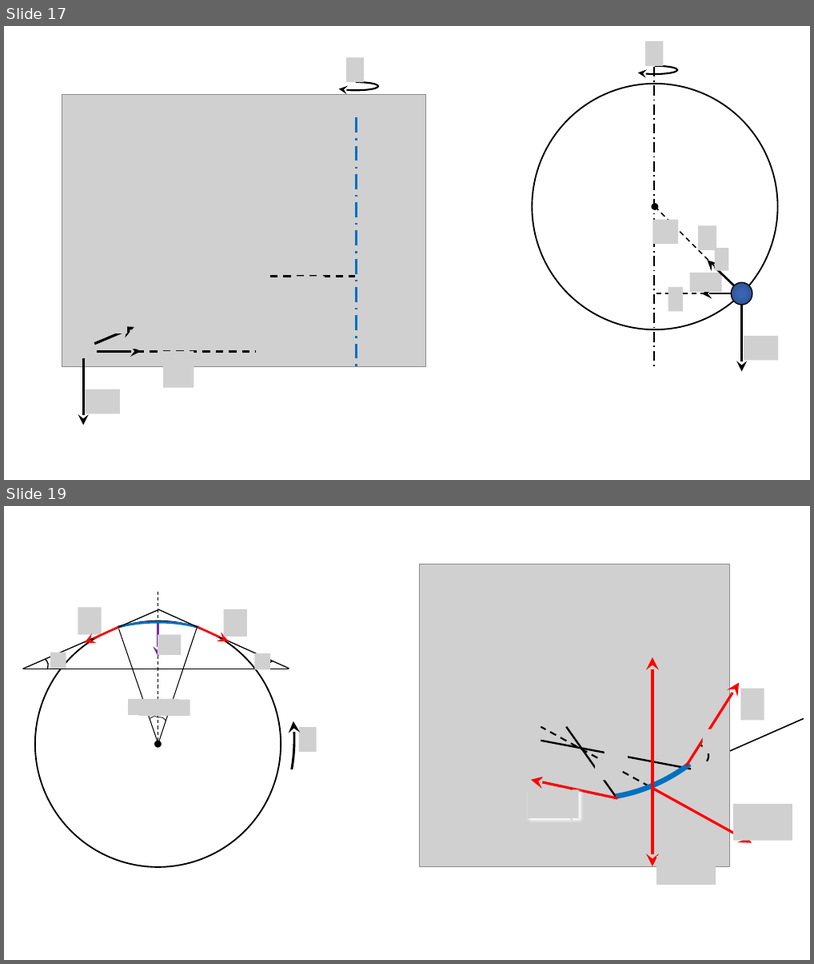
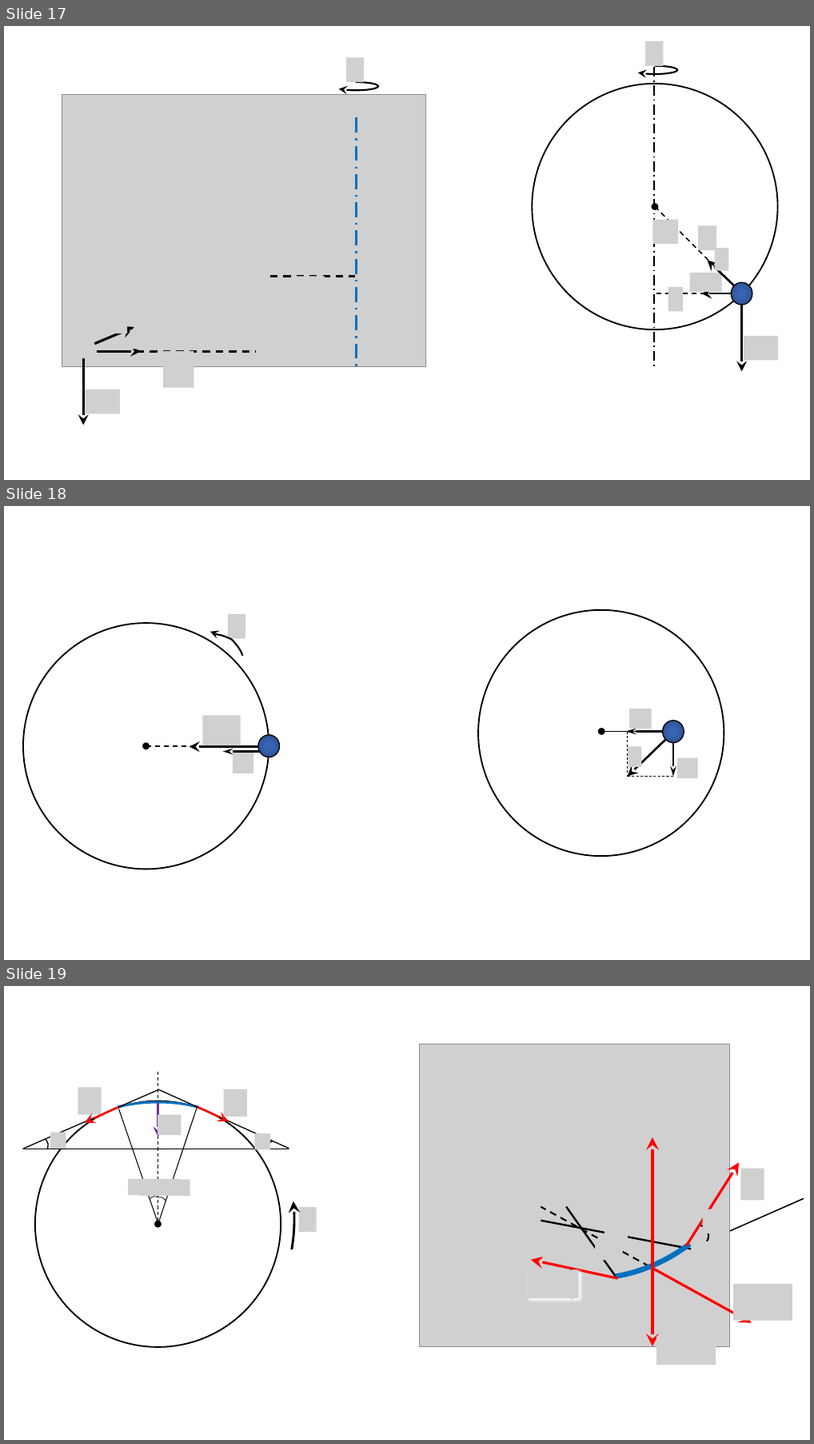
Before and after one commit to savchenko-physics/savchenko-physics.github.io, a slide deck: volunteer/Drawings.pptx. Shown one above the other, each under a label of ours: slides 17 and 19 before the commit, slides 17, 18 and 19 after it; the slides between them are not shown. The pictures are 814x964 and 814x1444 pixels, drawn with LibreOffice and Linux fonts; fonts in the diff are those of the drawing; grey boxes stand for pictures. Boxes give left, top, right and bottom in pixels: in the first picture for what was removed or moved away, otherwise in the second. Text is boxed around its words. In the diff, an @@ line names an element or a change of style, - is before the commit and + after.

```diff
--- a/volunteer/Drawings.pptx
+++ b/volunteer/Drawings.pptx
@@ slide 18 added at [4, 506, 810, 960], background #FFFFFF @@
@@ ellipse added at [23, 623, 269, 868], outline #000000 1.75 pt @@
@@ freeform shape added at [210, 623, 247, 666], outline #000000 2 pt @@
@@ picture added at [228, 614, 246, 639] @@
@@ ellipse added at [479, 610, 725, 856], outline #000000 1.75 pt @@
@@ picture added at [202, 716, 241, 745] @@
@@ picture added at [630, 708, 652, 728] @@
@@ ellipse added at [662, 720, 684, 743], fill gradient #3864B3 to #2F5597 to #2C4F8C, outline #000000 1.25 pt @@
@@ ellipse added at [144, 743, 149, 748], fill #000000, outline #000000 2.25 pt @@
@@ ellipse added at [258, 735, 280, 757], fill gradient #3864B3 to #2F5597 to #2C4F8C, outline #000000 1.25 pt @@
@@ ellipse added at [599, 728, 604, 733], fill #000000, outline #000000 2.25 pt @@
@@ line added from (605, 731) to (663, 731), #000000 1.5 pt @@
@@ arrow added from (662, 731) to (626, 731), #000000 2.5 pt @@
@@ line added from (628, 731) to (628, 776), #000000 0.75 pt dashed @@
@@ arrow added from (666, 740) to (628, 776), #000000 2.5 pt @@
@@ arrow added from (674, 743) to (674, 776), #000000 2.5 pt @@
@@ line added from (146, 746) to (269, 746), #000000 1.5 pt dashed @@
@@ arrow added from (258, 747) to (190, 747), #000000 2.5 pt @@
@@ arrow added from (260, 752) to (223, 752), #000000 2.5 pt @@
@@ picture added at [233, 752, 254, 773] @@
@@ picture added at [628, 746, 642, 767] @@
@@ picture added at [678, 758, 698, 778] @@
@@ line added from (628, 776) to (674, 776), #000000 0.75 pt dashed @@
```
Also in this commit, not shown: 1 other slide added, 2 slides removed, 10 other files.
